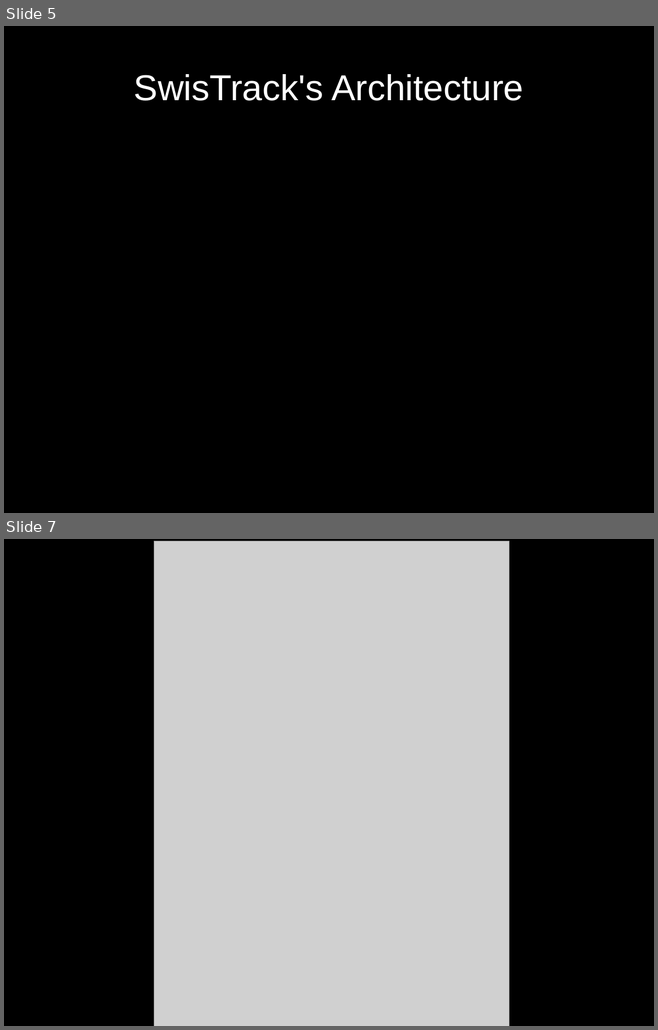
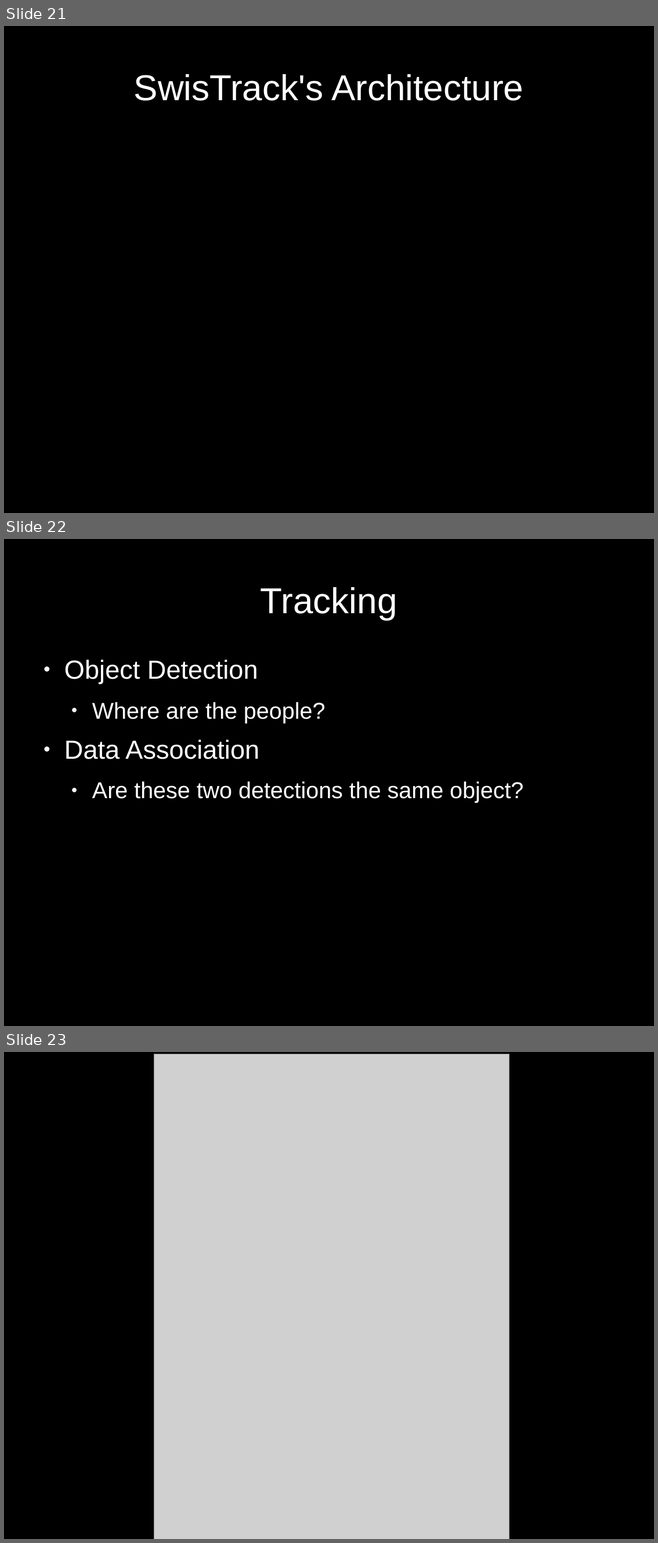
Before and after one commit to d28b/swistrack, a slide deck: Doc/tutorial.stefie10.06.2009/tutorialSlides.odp. Shown one above the other, each under a label of ours: slides 5 and 7 before the commit, slides 21, 22 and 23 after it; the slides between them are not shown. The pictures are 658x1030 and 658x1543 pixels, drawn with LibreOffice and Linux fonts; fonts in the diff are those of the drawing; grey boxes stand for pictures. Boxes give left, top, right and bottom in pixels: in the first picture for what was removed or moved away, otherwise in the second. Text is boxed around its words. In the diff, an @@ line names an element or a change of style, - is before the commit and + after.

```diff
--- a/Doc/tutorial.stefie10.06.2009/tutorialSlides.odp
+++ b/Doc/tutorial.stefie10.06.2009/tutorialSlides.odp
@@ slide 22 added at (4,539,654,1026), background #000000 @@
@@ title added at (260,587,397,620), 44 pt, text #FFFFFF @@
+Tracking
@@ text added at (64,660,523,803), 28 pt, text #FFFFFF @@
+● Object Detection
+  ● Where are the people?
+● Data Association
+  ● Are these two detections the same object?
@@ what was slide 5 is now slide 21 @@
@@ what was slide 7 is now slide 23 @@
```
Also in this commit, not shown: 11 slides changed, 11 other slides added, 8 slides removed, 7 other files.
